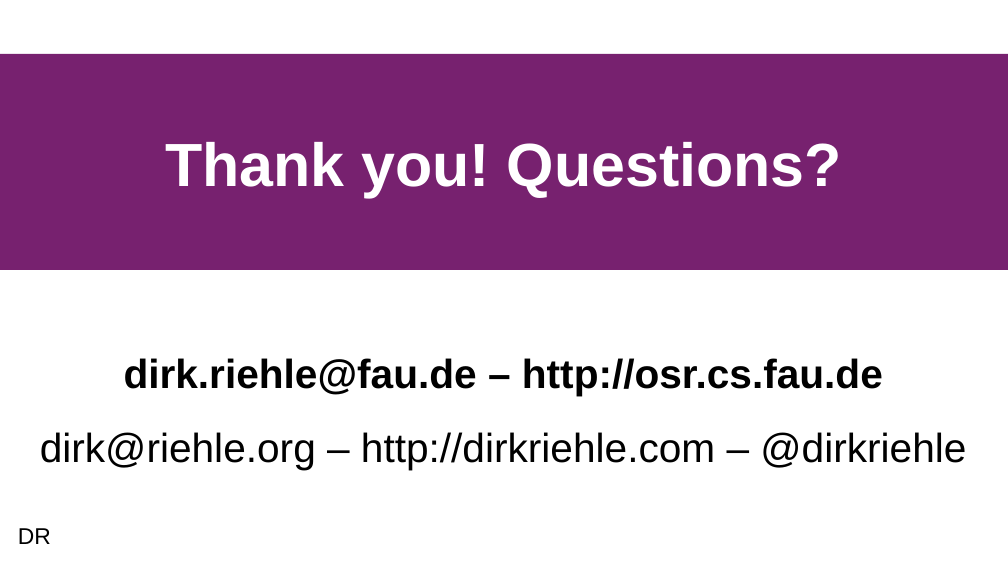
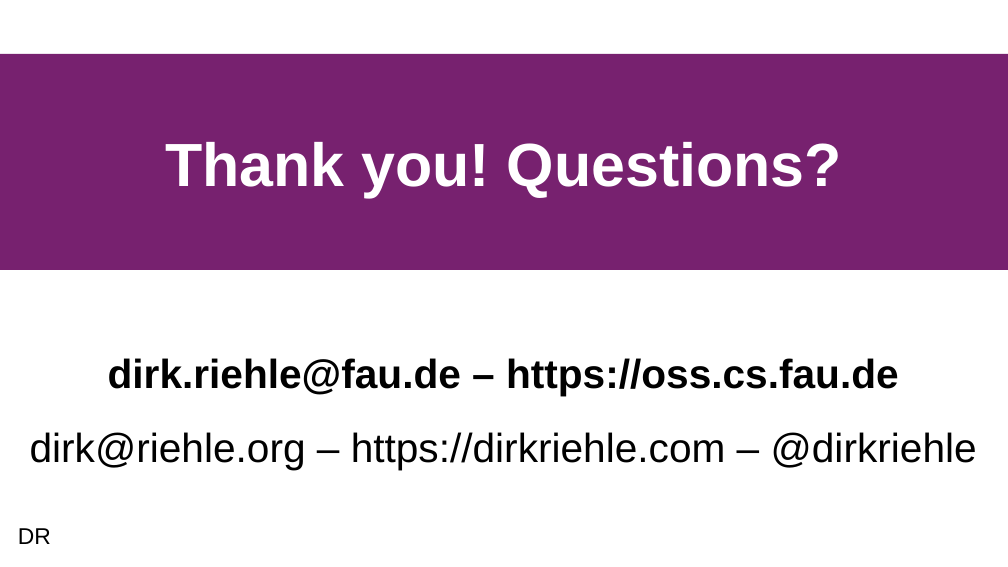
Before and after one commit to dirkriehle/amse-course, a slide deck: slide 15 of Lecture slides/AMSE A01 - Course Introduction.odp. Drawn at 1008x567 pixels with LibreOffice and Linux fonts; fonts in the diff are those of the drawing. Boxes give left, top, right and bottom in pixels: in the first picture for what was removed or moved away, otherwise in the second. Text is boxed around its words. In the diff, an @@ line names an element or a change of style, - is before the commit and + after.

```diff
--- a/Lecture slides/AMSE A01 - Course Introduction.odp
+++ b/Lecture slides/AMSE A01 - Course Introduction.odp
@@ subtitle at bbox=[30, 358, 977, 469]: text changed @@
-dirk.riehle@fau.de – http://osr.cs.fau.de
-dirk@riehle.org – http://dirkriehle.com – @dirkriehle
+dirk.riehle@fau.de – https://oss.cs.fau.de
+dirk@riehle.org – https://dirkriehle.com – @dirkriehle
```
Also in this commit, not shown: 14 other slides changed, 5 other files.
